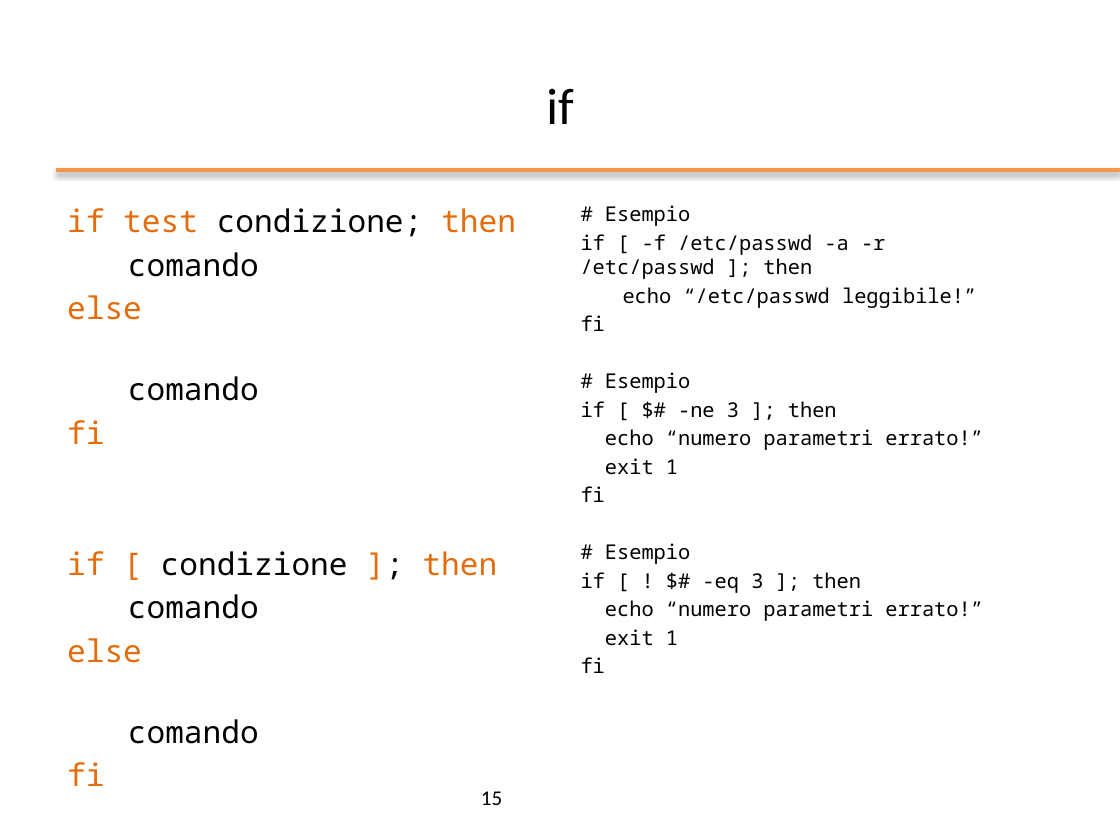
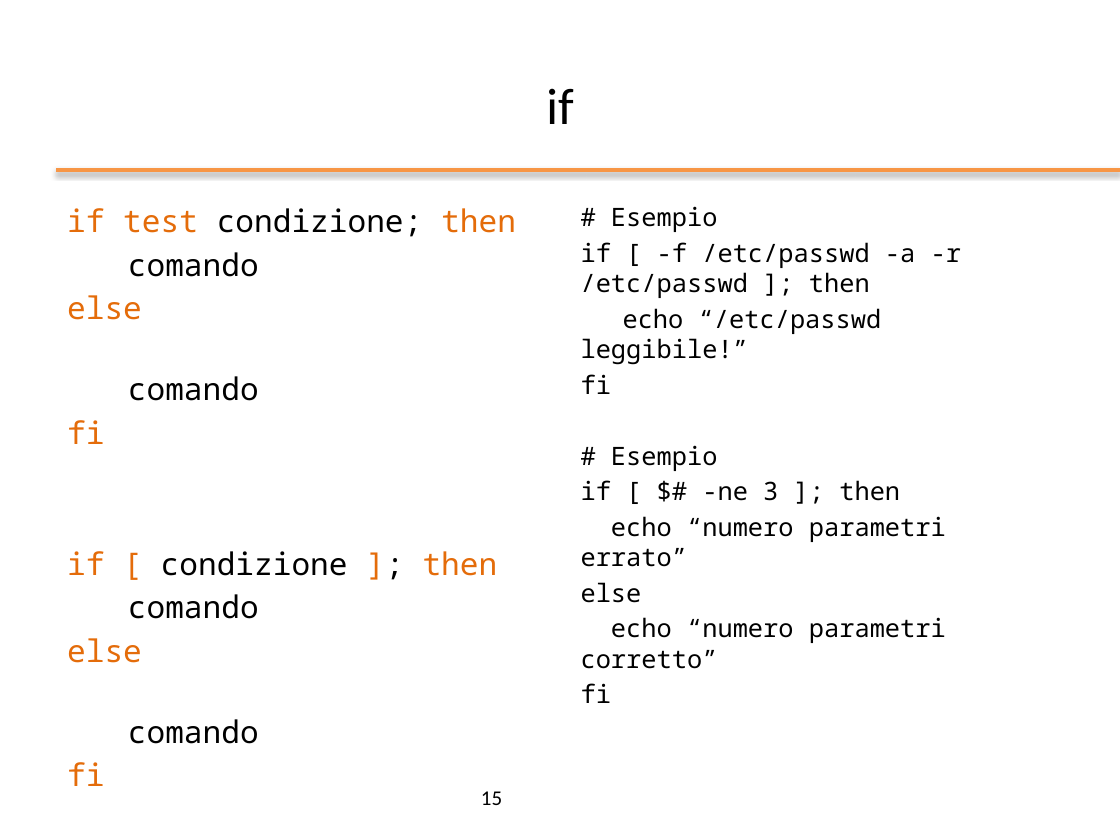
Before and after one commit to nbicocchi/operatingsystemsbsc, a slide deck: slide 15 of slides/ppt/03_Bash Scripting.pptx. Drawn at 1120x840 pixels with LibreOffice and Linux fonts; fonts in the diff are those of the drawing; background and template pictures are left out. Boxes give left, top, right and bottom in pixels: in the first picture for what was removed or moved away, otherwise in the second. Text is boxed around its words. In the diff, an @@ line names an element or a change of style, - is before the commit and + after.

```diff
--- a/slides/ppt/03_Bash Scripting.pptx
+++ b/slides/ppt/03_Bash Scripting.pptx
@@ text at bbox=[581, 206, 961, 703]: size 13.1 to 16.3 pt in "# Esempio", "if [ -f /etc/passwd -a -r /etc/passwd ...", "echo “/etc/passwd leggibile!”", "fi" and 3 more places @@
@@ text at bbox=[581, 516, 946, 669]: text changed; size 13.1 to 16.3 pt @@
-echo “numero parametri errato!”
-exit 1
+echo “numero parametri errato”
+else
+echo “numero parametri corretto”
@@ text at bbox=[581, 543, 983, 673]: paragraphs removed @@
-# Esempio
-if [ ! $# -eq 3 ]; then
-echo “numero parametri errato!”
-exit 1
-fi
```
Also in this commit, not shown: 2 other slides changed, 8 slides removed, 3 other files.
